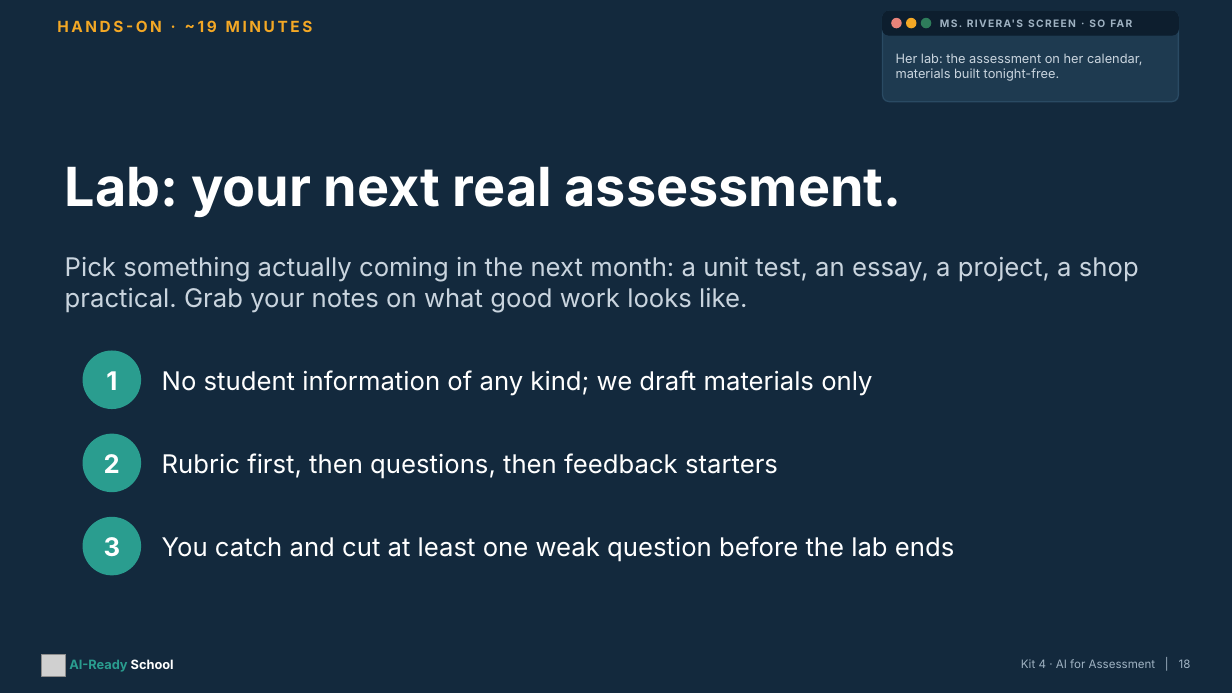
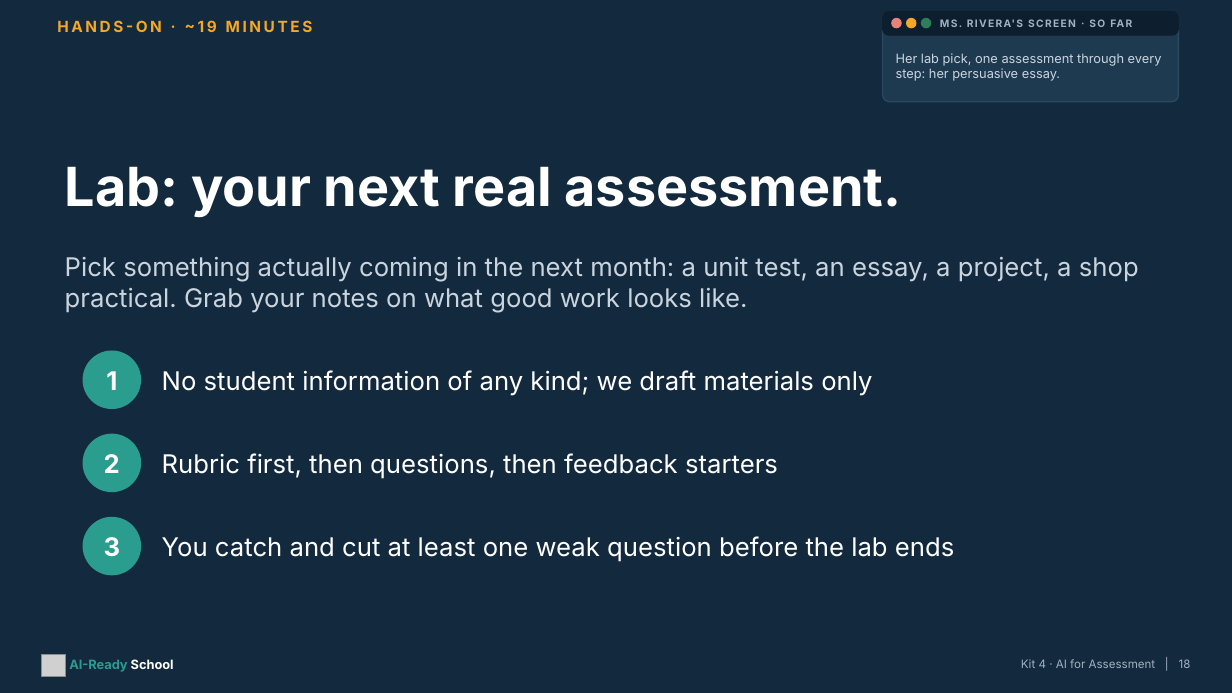
Before and after one commit to aspinozzi1/Ai-School-Ready, a slide deck: slide 18 of kits/kit04/Kit04_PresentationDeck.pptx. Drawn at 1232x693 pixels with LibreOffice and Linux fonts; fonts in the diff are those of the drawing; grey boxes stand for pictures. Boxes give left, top, right and bottom in pixels: in the first picture for what was removed or moved away, otherwise in the second. Text is boxed around its words. In the diff, an @@ line names an element or a change of style, - is before the commit and + after.

```diff
--- a/kits/kit04/Kit04_PresentationDeck.pptx
+++ b/kits/kit04/Kit04_PresentationDeck.pptx
@@ text at box(896, 53, 1162, 81): text changed @@
-Her lab: the assessment on her calendar, materials built tonight-free.
+Her lab pick, one assessment through every step: her persuasive essay.
```
Also in this commit, not shown: 6 other slides changed, 11 other files.
